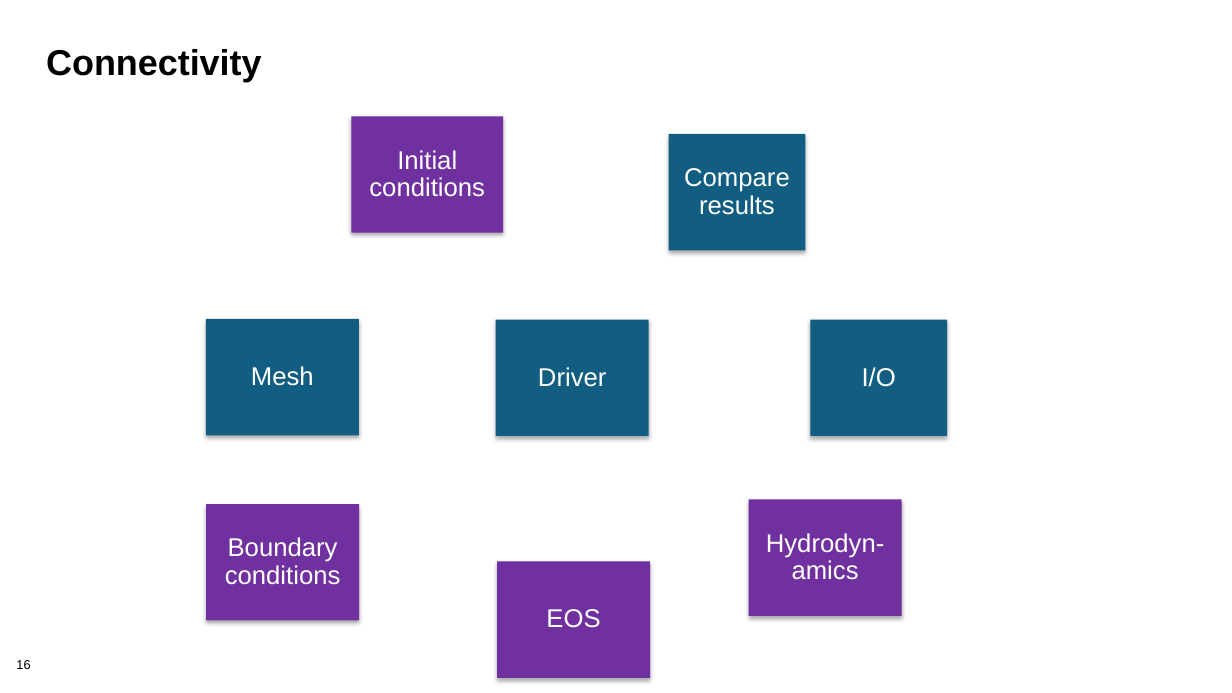
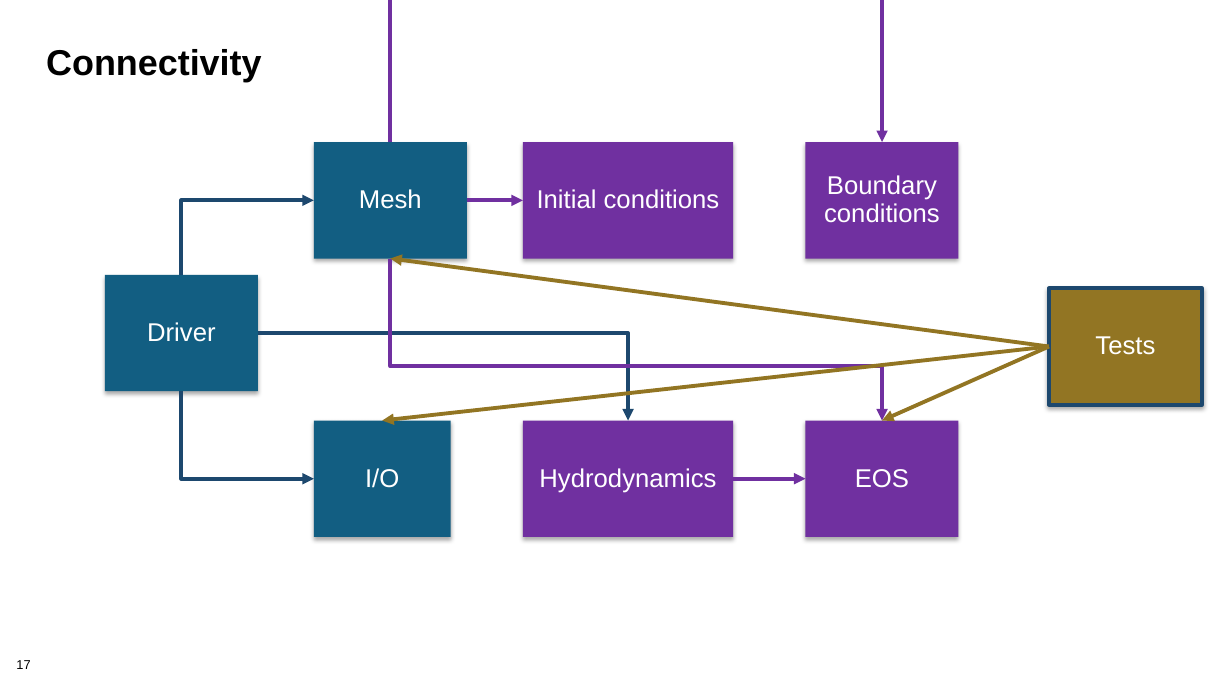
Before and after one commit to bssw-tutorial/presentations, a slide deck: slide 17 of design.pptx (slide 16 before the commit). Drawn at 1232x693 pixels with LibreOffice and Linux fonts; fonts in the diff are those of the drawing. Boxes give left, top, right and bottom in pixels: in the first picture for what was removed or moved away, otherwise in the second. Text is boxed around its words. In the diff, an @@ line names an element or a change of style, - is before the commit and + after.

```diff
--- a/design.pptx
+++ b/design.pptx
@@ elbow arrow added from (390, 142) to (882, 142), #7030A0 3 pt @@
@@ rectangle "Mesh" moved from (x1=206, y1=319, x2=360, y2=435) to (x1=314, y1=142, x2=468, y2=259) @@
@@ rectangle "Initial conditions" resized from (x1=351, y1=116, x2=503, y2=233) to (x1=523, y1=142, x2=734, y2=259) @@
@@ rectangle removed at (x1=668, y1=134, x2=805, y2=250) @@
-Compare results
@@ rectangle "Boundary conditions" moved from (x1=206, y1=504, x2=360, y2=620) to (x1=806, y1=142, x2=959, y2=259) @@
@@ elbow arrow added from (181, 275) to (314, 201), #1D486E 3 pt @@
@@ arrow added from (467, 201) to (523, 201), #7030A0 3 pt @@
@@ elbow arrow added from (390, 259) to (882, 421), #7030A0 3 pt @@
@@ arrow added from (1049, 347) to (390, 259), #927523 3 pt @@
@@ rectangle "Driver" moved from (x1=495, y1=320, x2=649, y2=436) to (x1=104, y1=275, x2=258, y2=392) @@
@@ rectangle added at (x1=1049, y1=288, x2=1202, y2=405), fill #927523, outline #1D486E 3 pt, 20 pt, text #FFFFFF @@
+Tests
@@ elbow arrow added from (258, 333) to (628, 421), #1D486E 3 pt @@
@@ arrow added from (1049, 347) to (383, 421), #927523 3 pt @@
@@ arrow added from (1049, 347) to (882, 421), #927523 3 pt @@
@@ elbow arrow added from (181, 391) to (314, 479), #1D486E 3 pt @@
@@ rectangle "I/O" moved from (x1=811, y1=320, x2=947, y2=436) to (x1=314, y1=421, x2=451, y2=537) @@
@@ rectangle added at (x1=523, y1=421, x2=734, y2=537), fill #7030A0, 20 pt, text #FFFFFF @@
+Hydrodynamics
@@ rectangle "EOS" moved from (x1=497, y1=562, x2=651, y2=678) to (x1=806, y1=421, x2=959, y2=537) @@
@@ arrow added from (733, 479) to (806, 479), #7030A0 3 pt @@
@@ rectangle removed at (x1=749, y1=499, x2=902, y2=616) @@
-Hydrodyn-amics
@@ page number at (x1=16, y1=660, x2=30, y2=669): text changed @@
-16
+17
```
Also in this commit, not shown: 6 other slides changed, 10 slides added, 10 slides removed, 1 other file.
